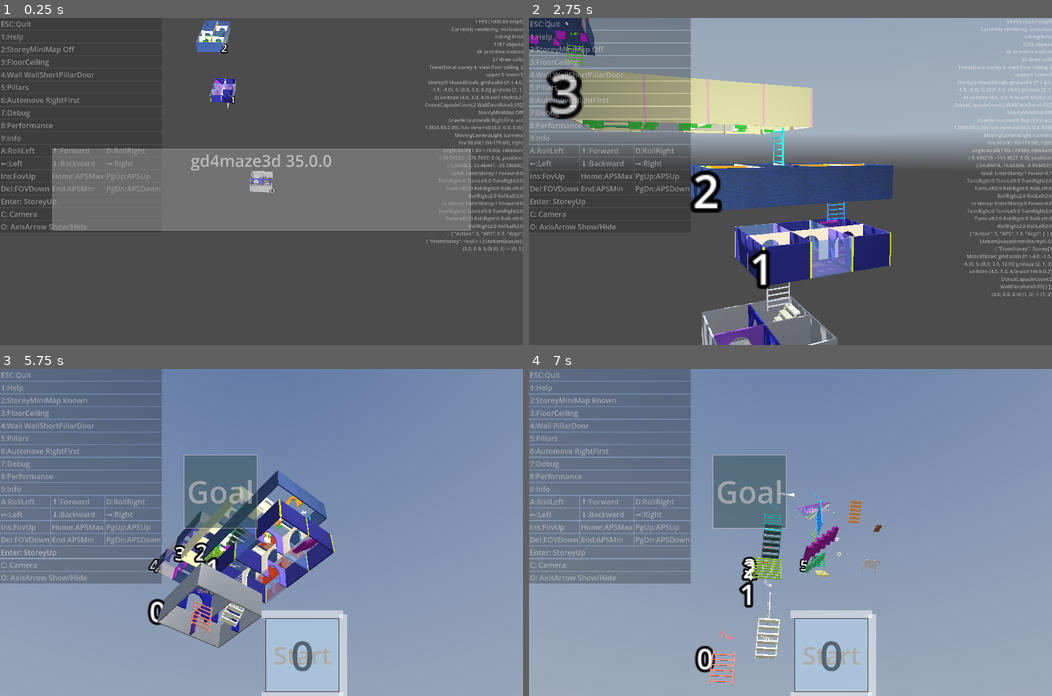
Above: before the commit, frames 1-4 (two rows, left to right).
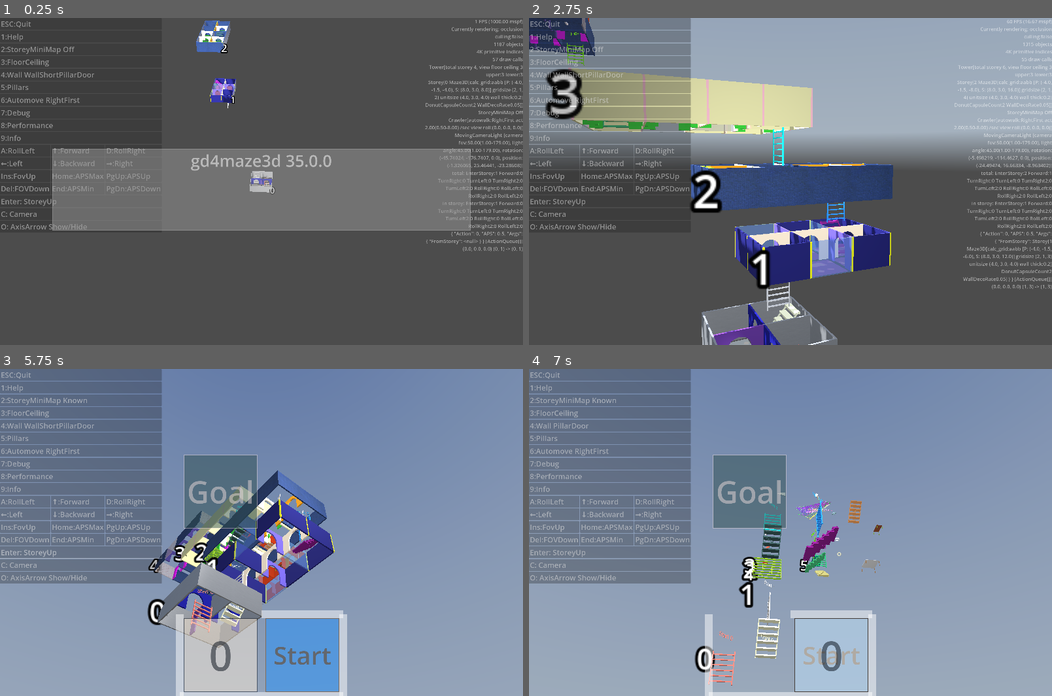
Above: after the commit, the same moments.

Repository: kasworld/gd4maze3d
Game: Godot game, scene res://main.tscn
Two runs of this game, one before a commit and one after it. Both use one fixed random seed, a clock stepped at 60 frames per second and the inputs below. A sky picture missing from this copy of the repository is replaced by a grey-blue gradient.
Inputs (mouse positions are in pixels of both pictures, inside the frame that each line leads up to):
- Up to frame 1 (0.25 s): no input
- Up to frame 2 (2.75 s): click "Enter: StoreyUp" at 0.5 s; click "Enter: StoreyUp" at 1.25 s; tap Enter at 2 s; move the mouse to (905, 165) at 2.02 s; hold Right from 2.03 s (still down); tap Q at 2.1 s; click (905, 165) at 2.17 s
- Up to frame 3 (5.75 s): move the mouse to (156, 548) at 2.77 s; release Right at 2.78 s; hold Down 2.78-3.53 s; tap one key every 0.75 s from 2.85 s: E 1 2 3; move the mouse to (313, 460) at 3.52 s; hold Right 3.53-4.28 s; move the mouse to (235, 597) at 4.27 s; hold Up 4.28-5.03 s; click (235, 597) at 4.42 s; move the mouse to (418, 581) at 5.02 s; hold Left from 5.03 s (still down)
- Up to frame 4 (7 s): move the mouse to (633, 483) at 5.77 s; tap 4 at 5.85 s; move the mouse to (816, 532) at 6.52 s; release Left at 6.53 s; hold Down from 6.53 s (still down); tap 5 at 6.6 s; click (816, 532) at 6.67 s

The runs differ from the first frame. In frame 1, less than 0.1% of the frame differs, in the area x 81-87%, y 33-34%; in frame 2, 0.7%; in frame 3, 6.9%, in the area x 33-65%, y 38-100%; in frame 4, 0.5%.

Commit message:
change inter_storey_move pos

Diff:
--- a/crawler/crawler.gd
+++ b/crawler/crawler.gd
@@ -33,7 +33,7 @@
 
 func start_inter_storey_move_animation(from :Storey, to :Storey, src :Vector2i, dst:Vector2i) -> void:
 	var diff := to.global_position - from.global_position
-	var p1 := from.maze3d.mazepos2storeypos(src, 0) - diff
+	var p1 := to.maze3d.mazepos2storeypos(src, 0) - diff
 	var p2 := to.maze3d.mazepos2storeypos(dst, 0)
 	crawler_animation.start_move("ani_move", self,
 		p1, p2,
@@ -54,7 +54,7 @@
 func _process(_delta: float) -> void:
 	crawler_animation.handle_animation()
 
-var action_queue := ActionQueue.new()
+var action_queue :ActionQueue
 var current_action : Dictionary # [Action, APS, Args]
 
 var crawler_num :int
@@ -80,7 +80,10 @@
 	total_action_stats = ActionQueue.new_stats()
 	dir_src = Maze.Dir.North
 	current_action.clear()
-	#action_queue.rand_act_speed()
+	if n == p_num:
+		action_queue = ActionQueue.new(2,4)
+	else :
+		action_queue = ActionQueue.new(1,2)
 	crawler_num = n
 	player_num = p_num
 	$MeshInstance3D.mesh.material.albedo_color = co
